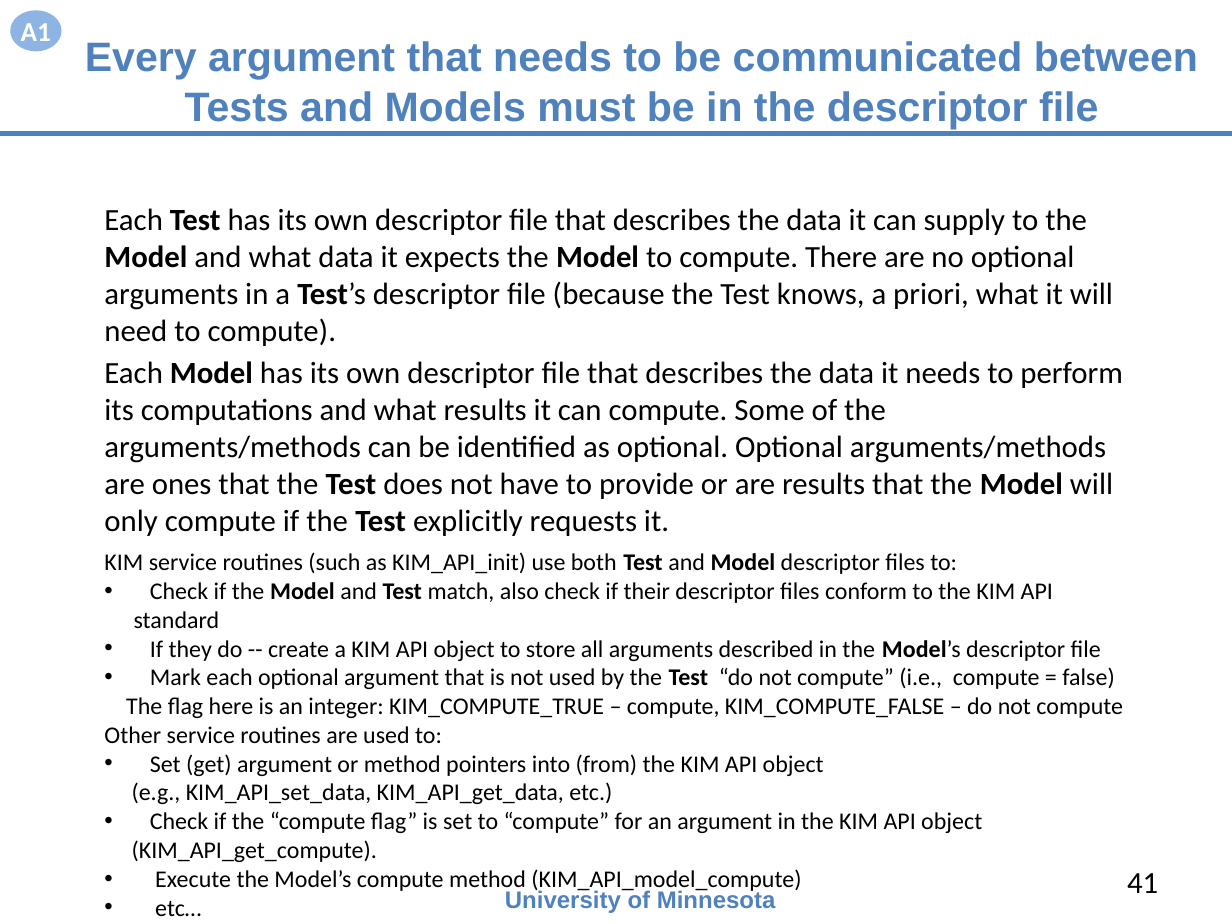
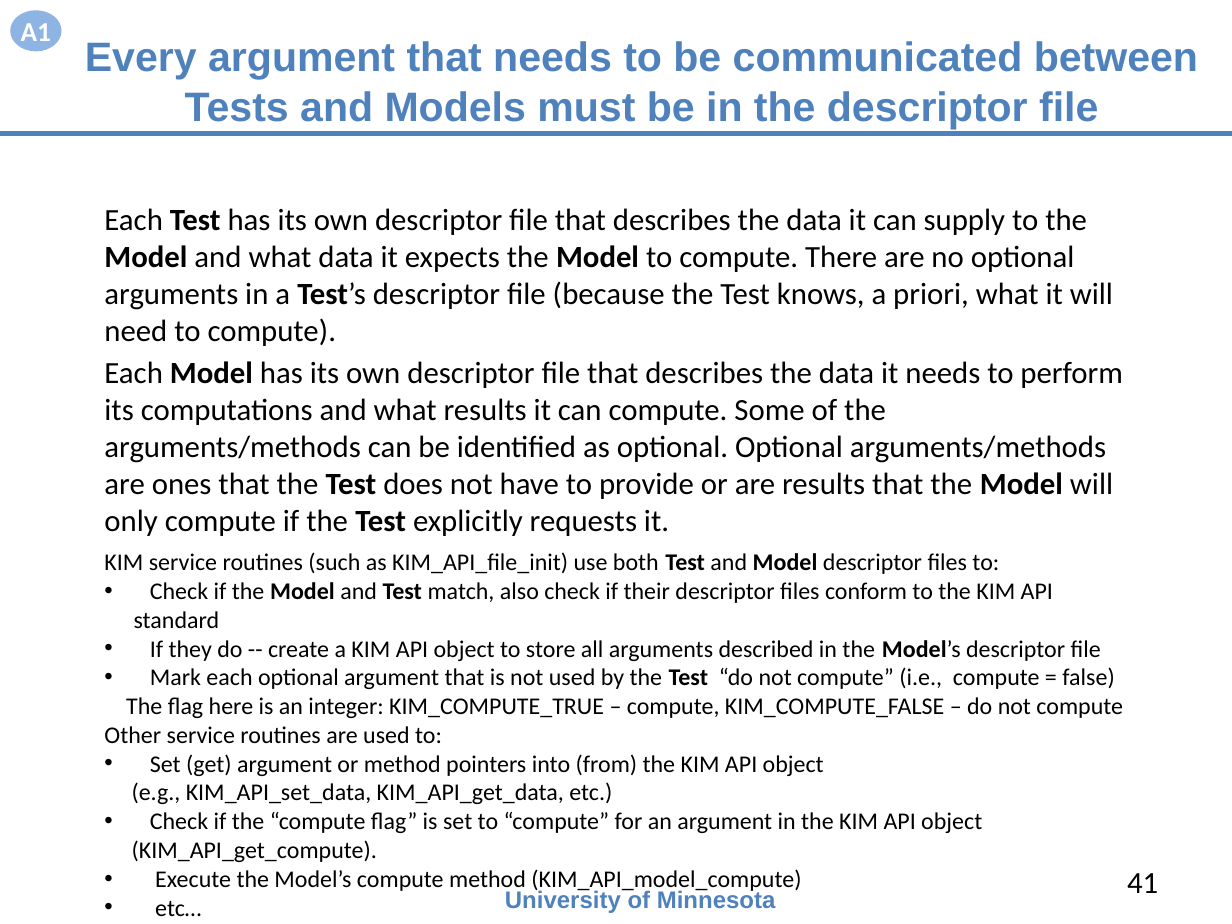
Before and after one commit to openkim/kim-api, a slide deck: slide 41 of DOCS/openkim-api-introduction.pptx. Drawn at 1232x924 pixels with LibreOffice and Linux fonts; fonts in the diff are those of the drawing. Boxes give left, top, right and bottom in pixels: in the first picture for what was removed or moved away, otherwise in the second. Text is boxed around its words. In the diff, an @@ line names an element or a change of style, - is before the commit and + after.

Commit message:
Add KIM_API_file_init(); deprecate KIM_API_init()

```diff
--- a/DOCS/openkim-api-introduction.pptx
+++ b/DOCS/openkim-api-introduction.pptx
@@ text at (104, 552, 999, 574): text changed @@
-KIM service routines (such as KIM_API_init) use both Test and Model descriptor files to:
+KIM service routines (such as KIM_API_file_init) use both Test and Model descriptor files to:
```
Also in this commit, not shown: 4 other slides changed, 37 other files.
